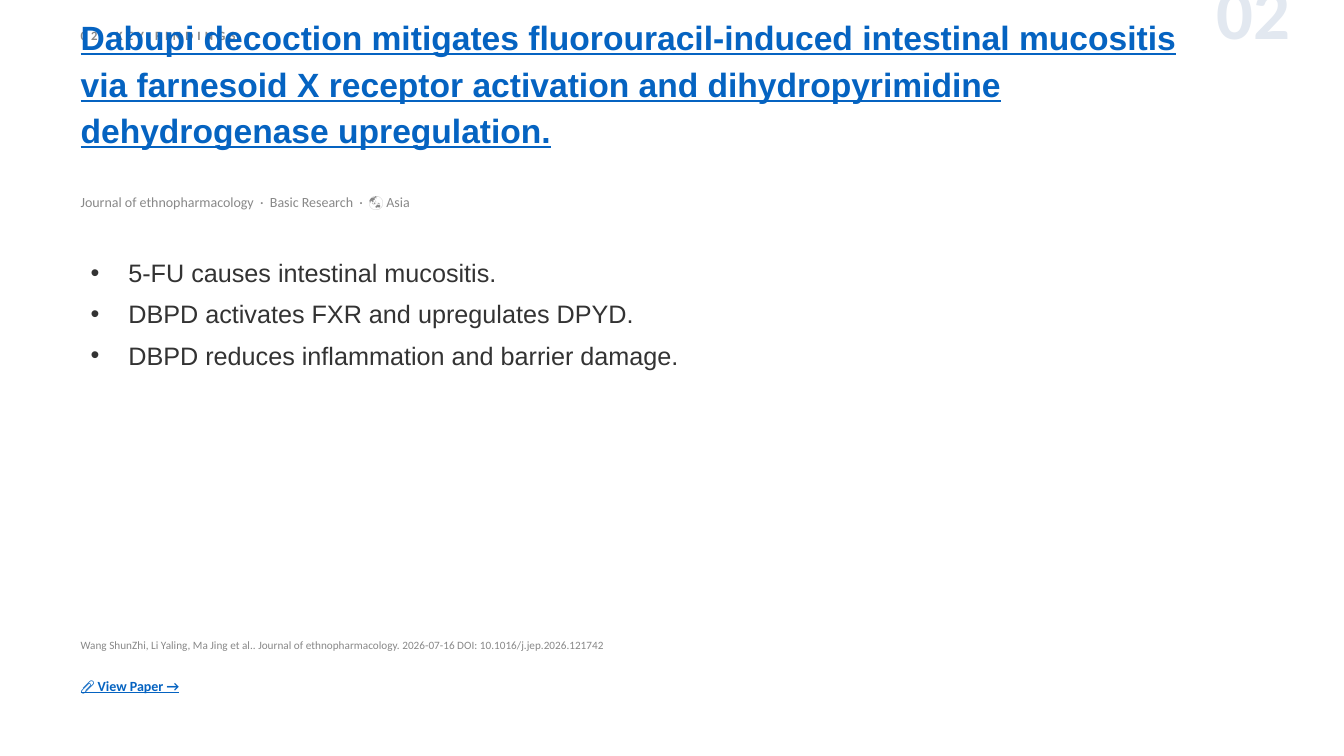
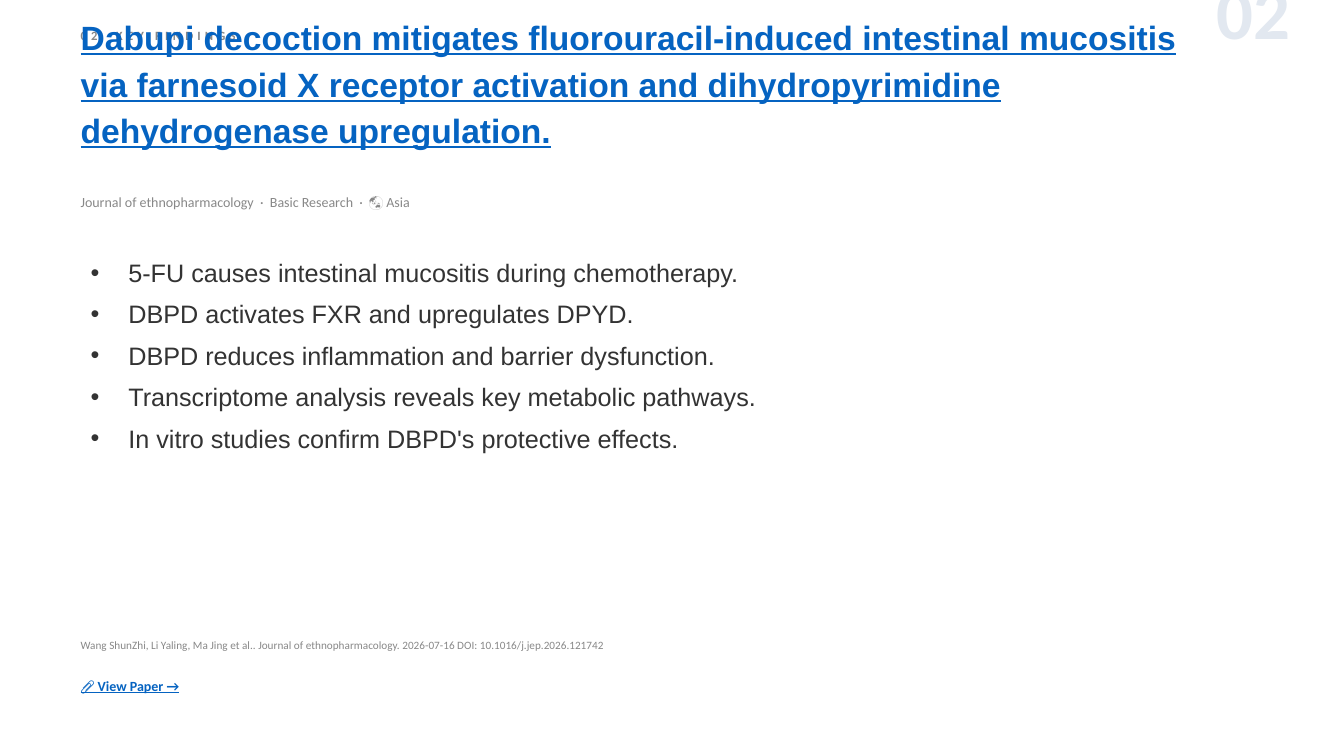
Before and after one commit to jejenhu-maker/colorectal-weekly-digest, a slide deck: slide 4 of docs/digest-en.pptx. Drawn at 1344x756 pixels with LibreOffice and Linux fonts; fonts in the diff are those of the drawing. Boxes give left, top, right and bottom in pixels: in the first picture for what was removed or moved away, otherwise in the second. Text is boxed around its words. In the diff, an @@ line names an element or a change of style, - is before the commit and + after.

```diff
--- a/docs/digest-en.pptx
+++ b/docs/digest-en.pptx
@@ text at bbox=[128, 263, 738, 288]: text changed @@
-• 5-FU causes intestinal mucositis.
+• 5-FU causes intestinal mucositis during chemotherapy.
@@ text at bbox=[128, 346, 755, 453]: text changed @@
-• DBPD reduces inflammation and barrier damage.
+• DBPD reduces inflammation and barrier dysfunction.
+• Transcriptome analysis reveals key metabolic pathways.
+• In vitro studies confirm DBPD's protective effects.
```
Also in this commit, not shown: 12 other slides changed, 1 slide added, 1 slide removed, 2 other files.
